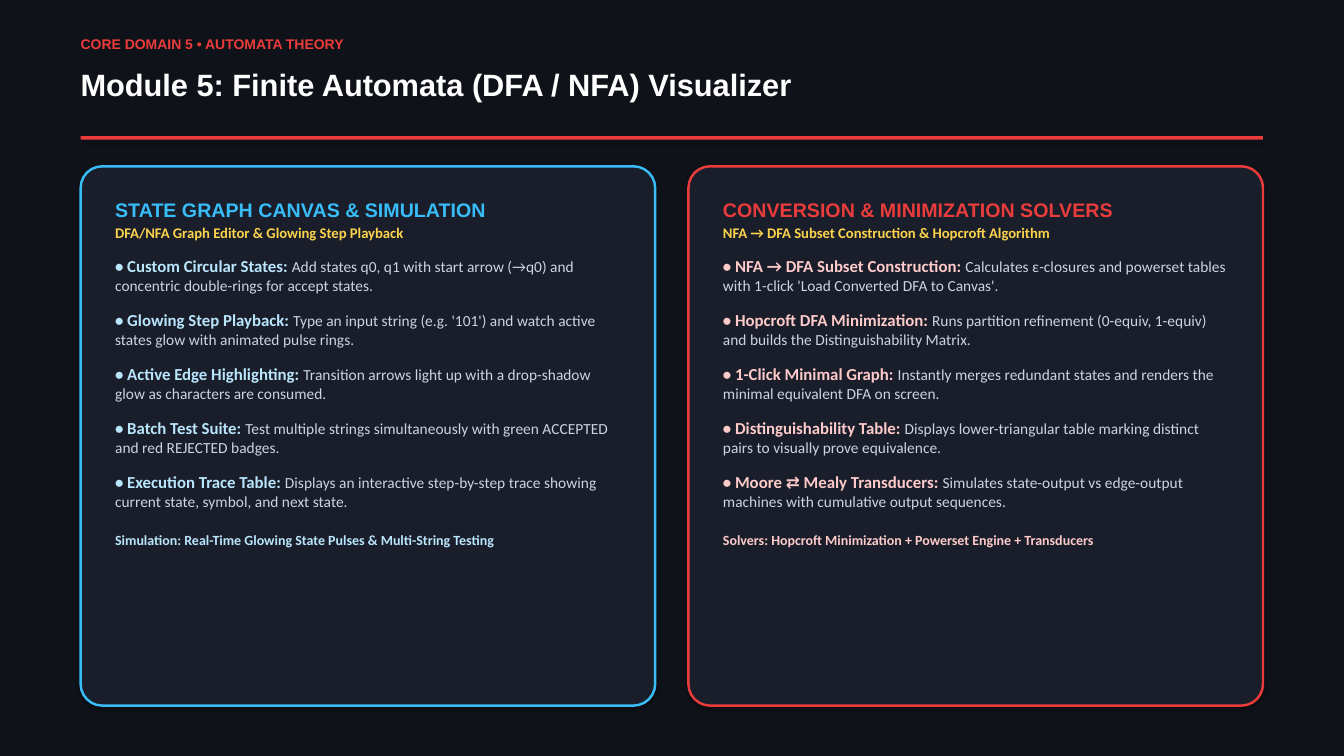
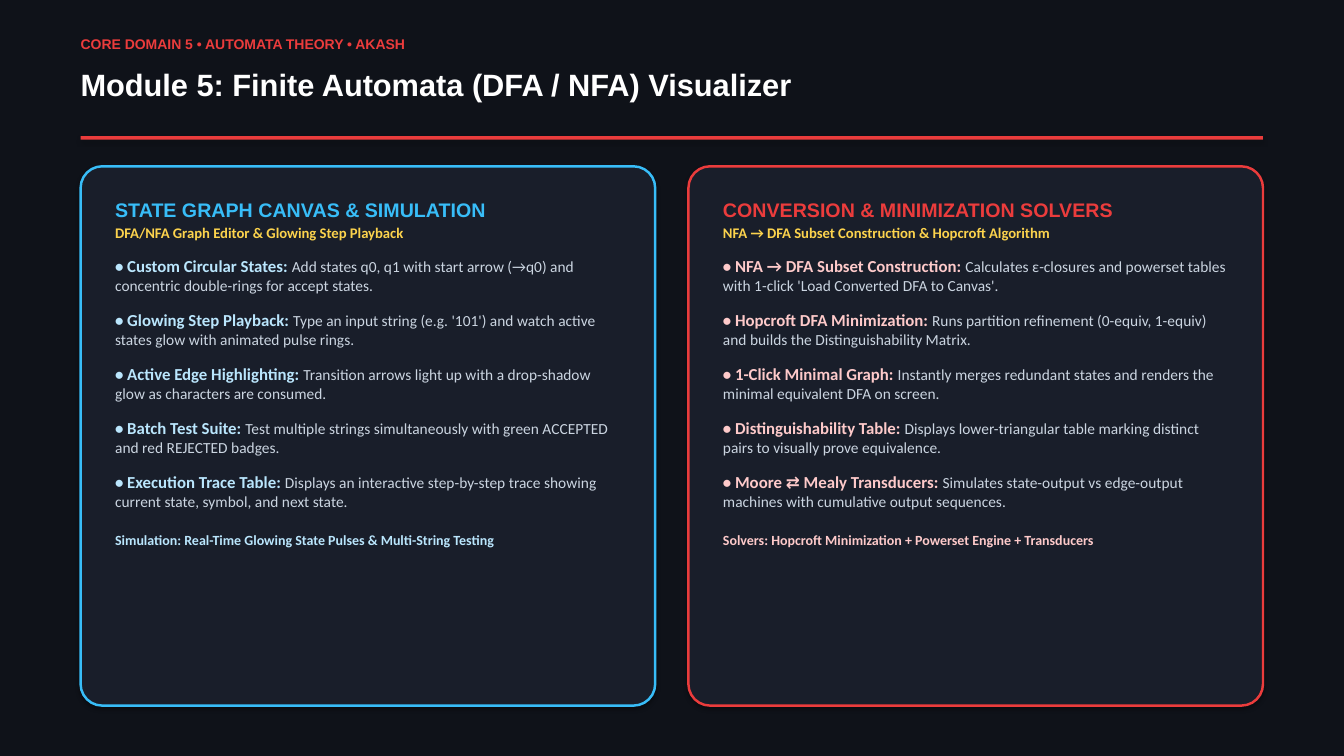
Before and after one commit to akash20065ray-sys/Logic_verse, a slide deck: slide 9 of LogicVerse_Presentation_Without_Names.pptx. Drawn at 1344x756 pixels with LibreOffice and Linux fonts; fonts in the diff are those of the drawing. Boxes give left, top, right and bottom in pixels: in the first picture for what was removed or moved away, otherwise in the second. Text is boxed around its words. In the diff, an @@ line names an element or a change of style, - is before the commit and + after.

```diff
--- a/LogicVerse_Presentation_Without_Names.pptx
+++ b/LogicVerse_Presentation_Without_Names.pptx
@@ text at <box>81,39,405,49</box>: text changed @@
-CORE DOMAIN 5 • AUTOMATA THEORY
+CORE DOMAIN 5 • AUTOMATA THEORY • AKASH
```
Also in this commit, not shown: 7 other slides changed, 2 other files.
